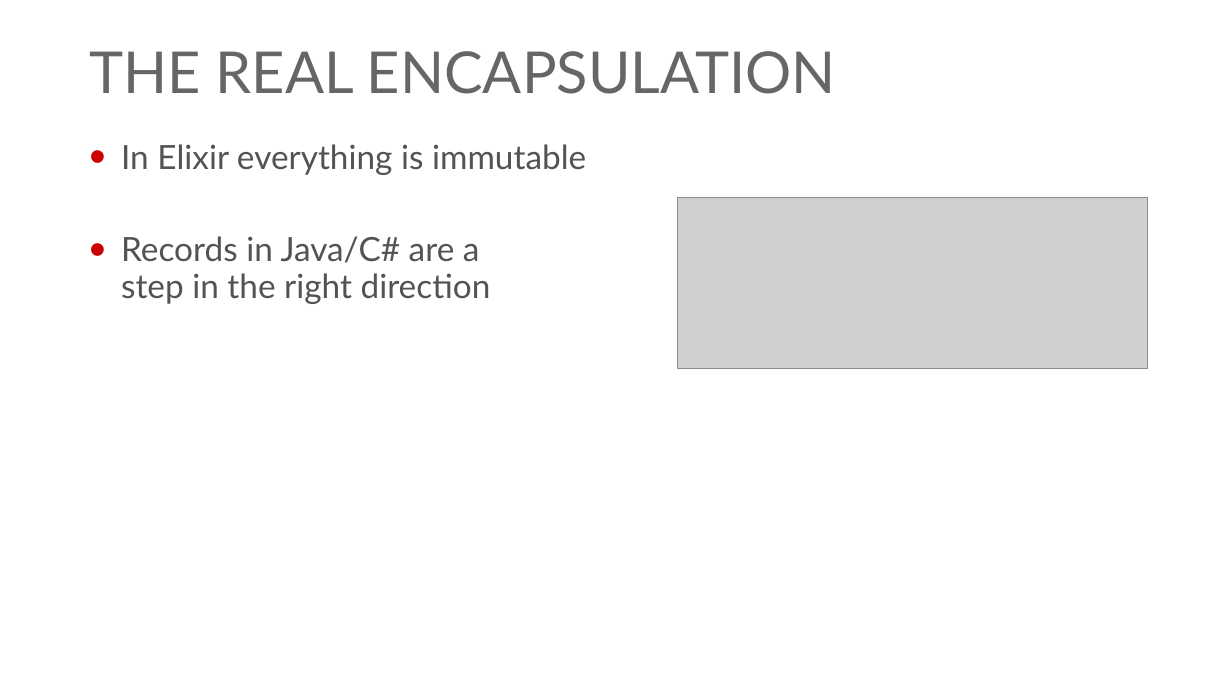
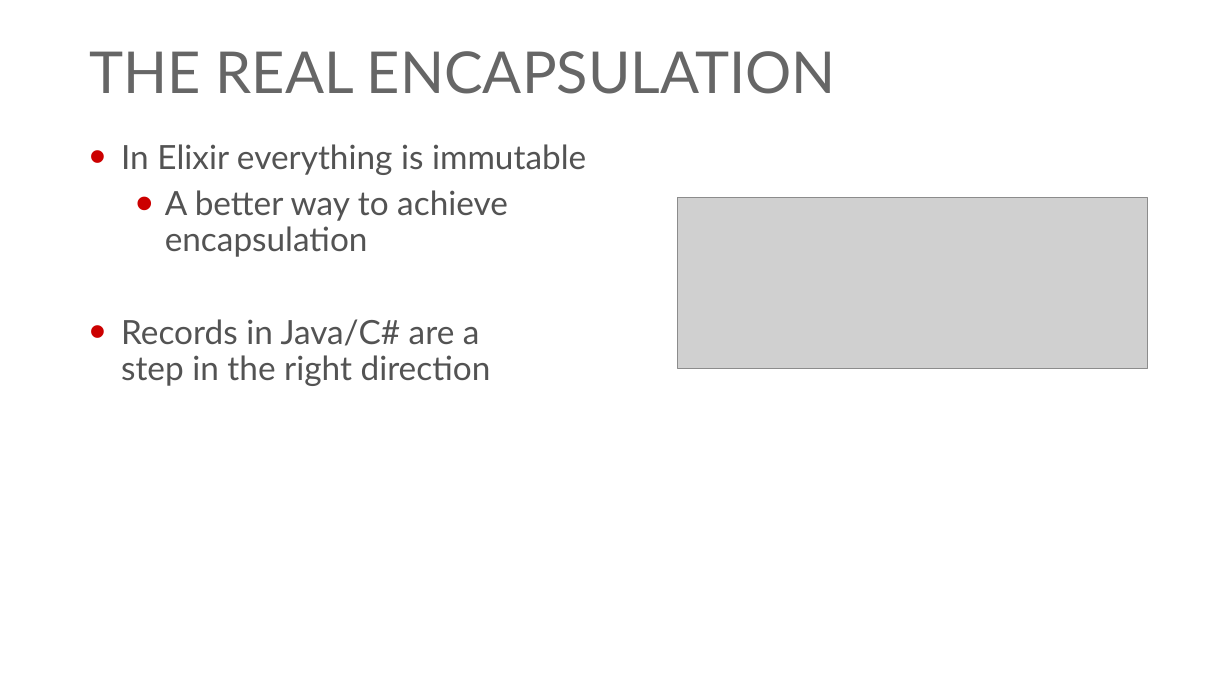
Before and after one commit to georgiyolovski/elixir-tech-talk, a slide deck: slide 11 of Elixir Tech Talk.pptx (slide 9 before the commit). Drawn at 1232x693 pixels with LibreOffice and Linux fonts; fonts in the diff are those of the drawing; grey boxes stand for pictures; background and template pictures are left out. Boxes give left, top, right and bottom in pixels: in the first picture for what was removed or moved away, otherwise in the second. Text is boxed around its words. In the diff, an @@ line names an element or a change of style, - is before the commit and + after.

```diff
--- a/Elixir Tech Talk.pptx
+++ b/Elixir Tech Talk.pptx
@@ text at (x1=165, y1=190, x2=508, y2=257): paragraph added @@
+  • A better way to achieve
+    encapsulation
```
Also in this commit, not shown: 5 other slides changed, 2 slides added.
